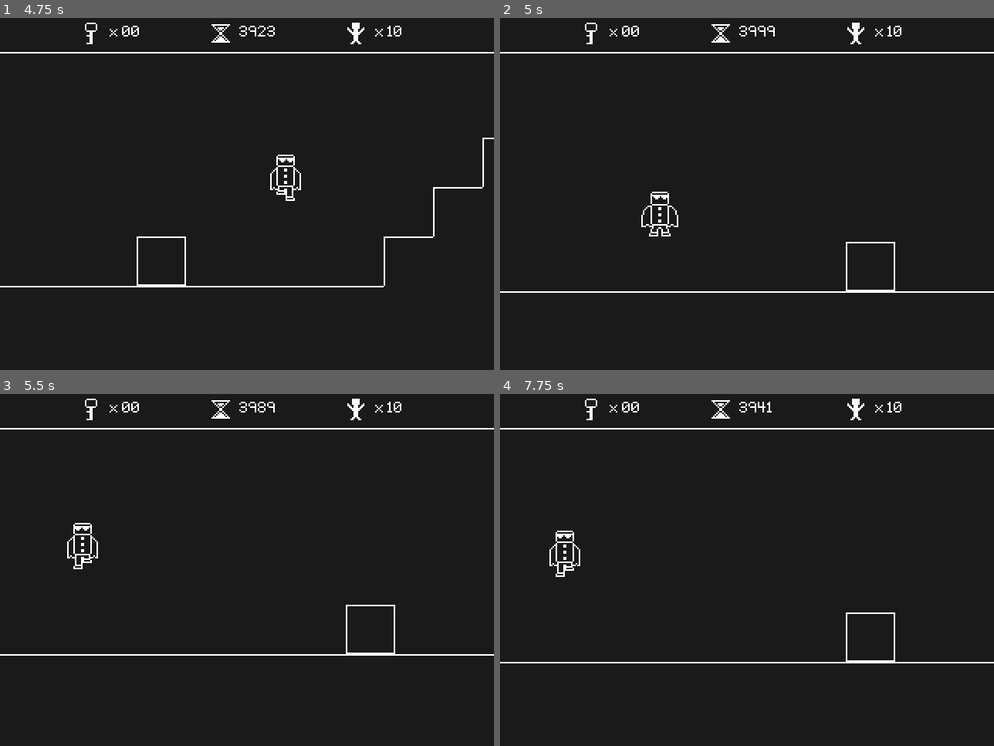
Above: before the commit, frames 1-4 (two rows, left to right).
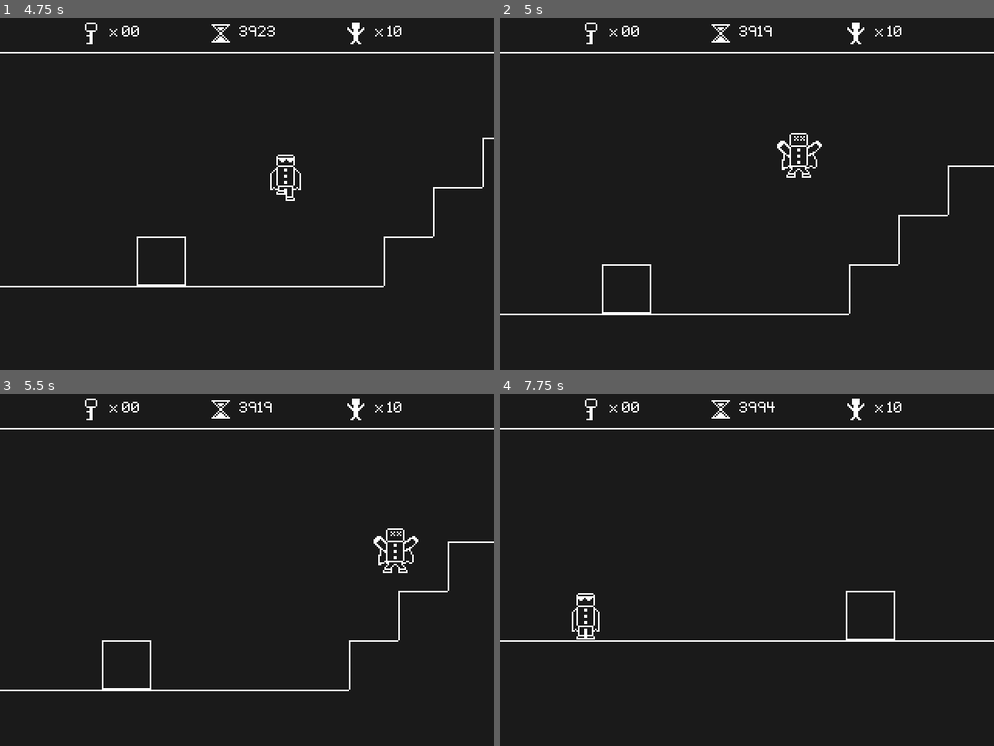
Above: after the commit, the same moments.

Repository: Kiel97/bialjam2019
Game: Godot game, scene res://Menu/MainMenu.tscn
Same seed, same stepped clock (60 frames per second), same inputs: the game is played once before the commit and once after it. Sound files missing from this copy of the repository are replaced by a short silence.
Inputs:
- Up to frame 1 (4.75 s): click "Start game" at 0.5 s; hold Right (move_right) 1.28-2.78 s; tap Up (jump) at 1.52, 2.27, 3.77, 4.52 s; hold Left (move_left) 2.78-3.53 s; hold Right (move_right) from 3.53 s (still down)
- Up to frame 2 (5 s): keep holding Right (move_right); tap R (retry) at 4.9 s
- Up to frame 3 (5.5 s): release Right (move_right) at 5.03 s; hold Left (move_left) from 5.03 s (still down); tap Up (jump) at 5.27 s
- Up to frame 4 (7.75 s): release Left (move_left) at 5.78 s; hold Right (move_right) 5.78-6.53 s; hold Left (move_left) from 6.53 s (still down); tap Up (jump) at 6.77, 7.52 s

Frame 1 is identical in both runs. In frame 2, 1.9% of the frame differs, in the area x 0-100%, y 2-85%; in frame 3, 1.9%; in frame 4, 1.7%.

Commit message:
When retrying, hero now dies instead of instant Level reloading

Diff:
--- a/Bialjam2019/Hero/Hero.gd
+++ b/Bialjam2019/Hero/Hero.gd
@@ -9,6 +9,7 @@
 
 const MOVE_SPEED = 125
 const JUMP_SPEED = -353
+const DIE_JUMP_HEIGHT = -300
 const GRAVITY = 1000
 const TICKS_PER_SECOND = 21
 
@@ -54,6 +55,8 @@
 func get_input() -> void:
 	if Input.is_action_just_pressed("escape"):
 		get_tree().change_scene("res://Menu/MainMenu.tscn")
+	if Input.is_action_just_pressed("retry"):
+		die()
 
 	var left = Input.is_action_pressed("move_left")
 	var right = Input.is_action_pressed("move_right")
@@ -100,17 +103,17 @@
 
 	if new_state == hero_states.DEAD:
 		$SFX/DieSound.play()
-		velocity.y = -300
+		velocity.y = DIE_JUMP_HEIGHT
 		$CollisionShape2D.disabled = true
 		$Camera2D.current = false
 		yield(get_tree().create_timer(2.5), "timeout")
 		emit_signal("died")
+
 	elif new_state == hero_states.WIN:
 		velocity = Vector2(0,0)
 		timer.stop()
 		$SFX/WinSound.play()
 		yield($SFX/WinSound, "finished")
-		#yield(get_tree().create_timer(2.5), "timeout")
 		emit_signal("won", time_left)
 
 func collect_key() -> void:
--- a/Bialjam2019/Levels/Level_example.gd
+++ b/Bialjam2019/Levels/Level_example.gd
@@ -14,11 +14,6 @@
 	set_hero_camera_limits()
 	set_time_left()
 	get_prisoners_count()
-
-# Called every frame. 'delta' is the elapsed time since the previous frame.
-func _process(delta: float) -> void:
-	if Input.is_action_just_pressed("retry"):
-		get_tree().reload_current_scene()
 
 func set_time_left() -> void:
 	$Hero.time_left = time_to_complete
